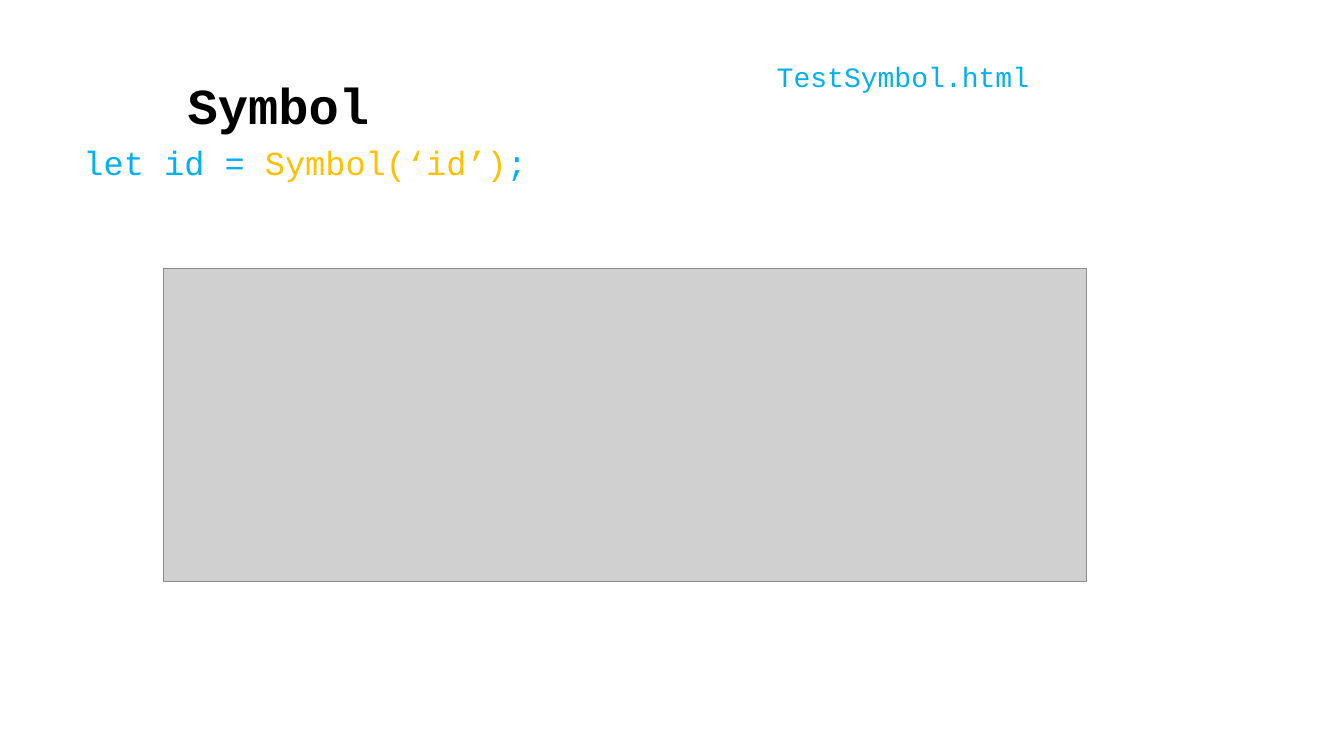
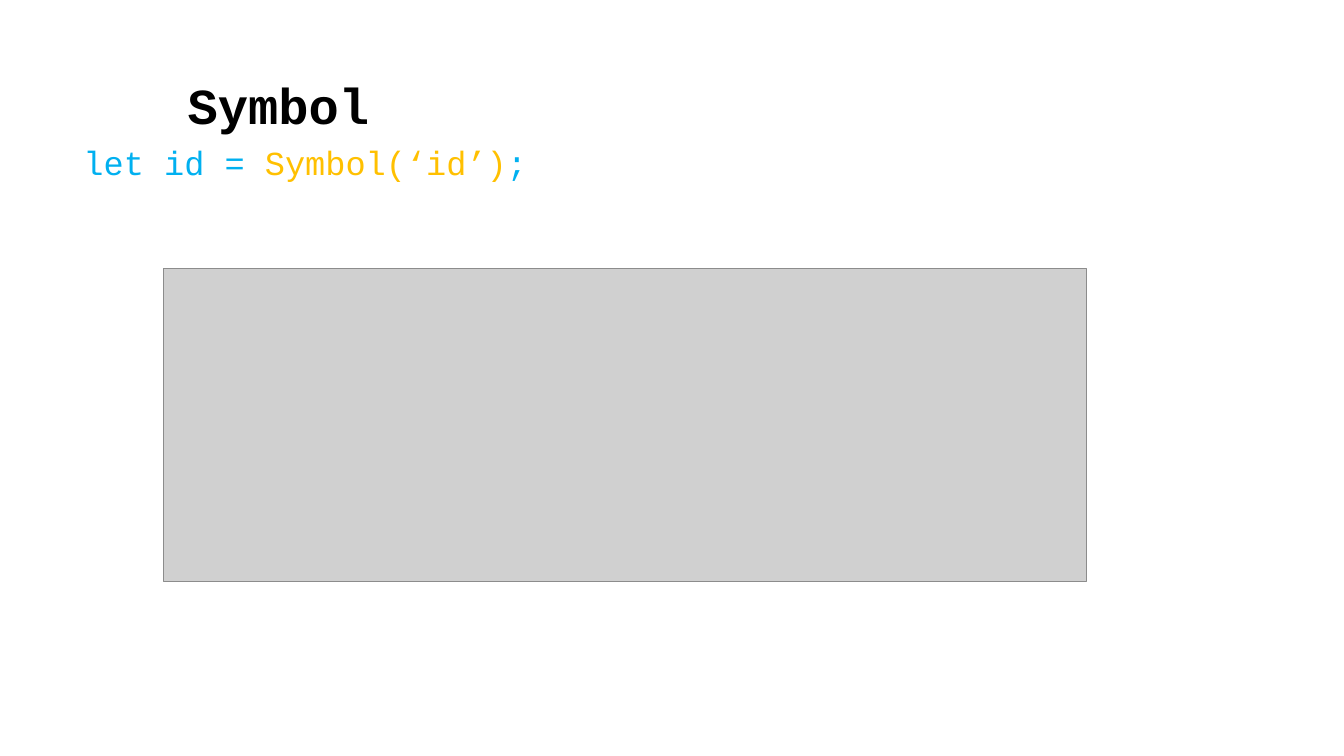
Before and after one commit to whacharachai/Tutorial, a slide deck: slide 11 of documents/JS.pptx. Drawn at 1344x756 pixels with LibreOffice and Linux fonts; fonts in the diff are those of the drawing; grey boxes stand for pictures; background and template pictures are left out. Boxes give left, top, right and bottom in pixels: in the first picture for what was removed or moved away, otherwise in the second. Text is boxed around its words. In the diff, an @@ line names an element or a change of style, - is before the commit and + after.

```diff
--- a/documents/JS.pptx
+++ b/documents/JS.pptx
@@ text removed at [777, 67, 1029, 93] @@
-TestSymbol.html
```
Also in this commit, not shown: 2 other slides changed.
